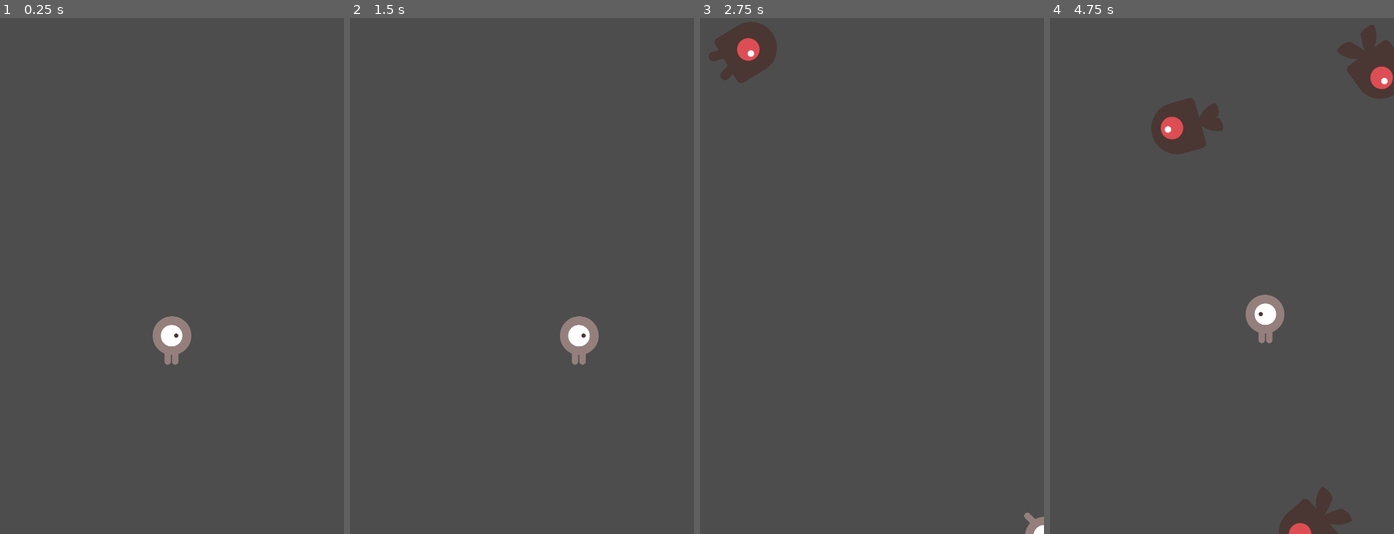
Above: before the commit, frames 1-4 (left to right).
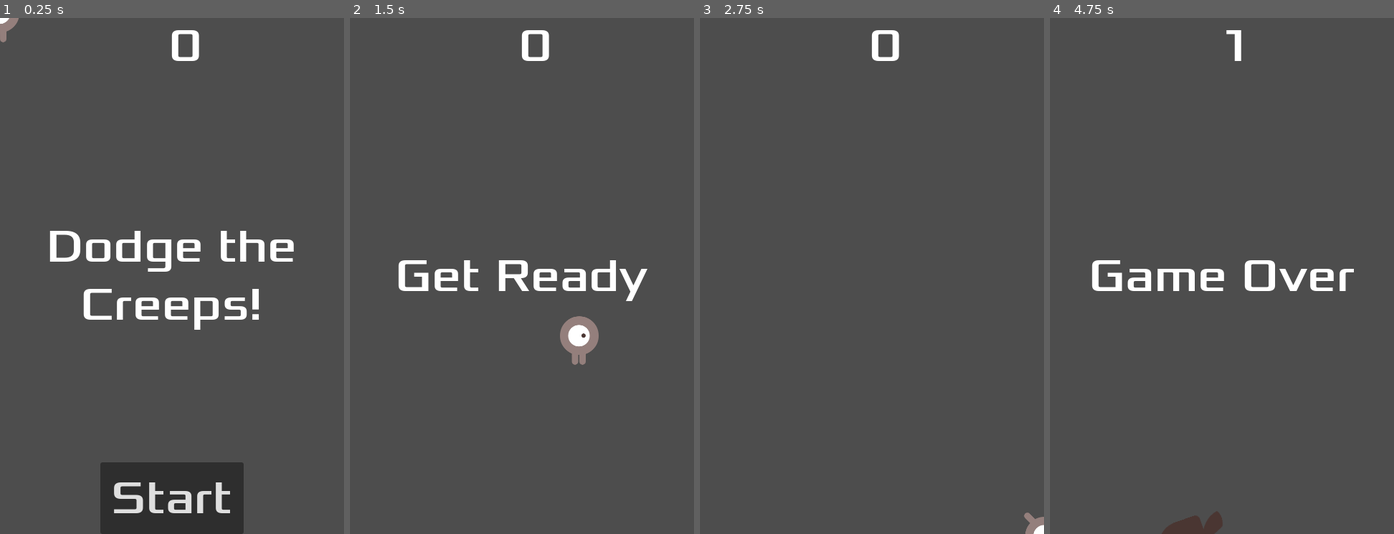
Above: after the commit, the same moments.

Repository: ramose/godot_tutorial
Game: Godot game, scene res://main.tscn
The game is run twice, just before and just after one commit, with the same random seed, the same clock (stepped at 60 frames per second) and the same inputs.
Inputs (mouse positions are in pixels of both pictures, inside the frame that each line leads up to):
- Up to frame 1 (0.25 s): no input
- Up to frame 2 (1.5 s): click (522, 497) at 0.5 s, where only the run after the commit has a clickable "Start"; tap Enter at 1.25 s; hold Right (move_right) from 1.28 s (still down)
- Up to frame 3 (2.75 s): release Right (move_right) at 2.03 s; hold Down (move_down) from 2.03 s (still down)
- Up to frame 4 (4.75 s): release Down (move_down) at 2.78 s; hold Right (move_right) 2.78-3.53 s; hold Up (move_up) 3.53-4.28 s; hold Left (move_left) from 4.28 s (still down)

The runs differ from the first frame. In frame 1, 9.9% of the frame differs, in the area x 0-86%, y 0-100%; in frame 2, 2.1%; in frame 3, 1.8%; in frame 4, 7.0%.

Commit message:
Add hud.

Diff:
--- /dev/null
+++ b/hud.gd
@@ -0,0 +1,41 @@
+extends CanvasLayer
+
+# Notifies `Main` node that the button has been pressed
+signal start_game
+
+# Called when the node enters the scene tree for the first time.
+func _ready():
+	pass # Replace with function body.
+
+
+# Called every frame. 'delta' is the elapsed time since the previous frame.
+func _process(delta):
+	pass
+
+func show_message(text):
+	$Message.text = text
+	$Message.show()
+	$MessageTimer.start()
+
+func show_game_over():
+	show_message("Game Over")
+	# Wait until the MessageTimer has counted down.
+	await $MessageTimer.timeout
+
+	$Message.text = "Dodge the Creeps!"
+	$Message.show()
+	# Make a one-shot timer and wait for it to finish.
+	await get_tree().create_timer(1.0).timeout
+	$StartButton.show()
+
+func update_score(score):
+	$ScoreLabel.text = str(score)
+
+func _on_start_button_pressed():
+	$StartButton.hide()
+	start_game.emit()
+ # Replace with function body.
+
+
+func _on_message_timer_timeout():
+	$Message.hide() # Replace with function body.
--- /dev/null
+++ b/hud.tscn
@@ -0,0 +1,63 @@
+[gd_scene load_steps=3 format=3 uid="uid://cwctqatk366n8"]
+
+[ext_resource type="Script" path="res://hud.gd" id="1_h1ovu"]
+[ext_resource type="FontFile" uid="uid://bwo7d147v1re2" path="res://fonts/Xolonium-Regular.ttf" id="1_to27x"]
+
+[node name="HUD" type="CanvasLayer"]
+script = ExtResource("1_h1ovu")
+
+[node name="ScoreLabel" type="Label" parent="."]
+anchors_preset = 5
+anchor_left = 0.5
+anchor_right = 0.5
+offset_left = -4.0
+offset_right = 41.0
+offset_bottom = 78.0
+grow_horizontal = 2
+theme_override_fonts/font = ExtResource("1_to27x")
+theme_override_font_sizes/font_size = 64
+text = "0"
+horizontal_alignment = 1
+vertical_alignment = 1
+metadata/_edit_use_anchors_ = true
+
+[node name="Message" type="Label" parent="."]
+anchors_preset = 8
+anchor_left = 0.5
+anchor_top = 0.5
+anchor_right = 0.5
+anchor_bottom = 0.5
+offset_left = -240.0
+offset_top = -120.0
+offset_right = 240.0
+offset_bottom = 120.0
+grow_horizontal = 2
+grow_vertical = 2
+theme_override_fonts/font = ExtResource("1_to27x")
+theme_override_font_sizes/font_size = 64
+text = "Dodge the Creeps!"
+horizontal_alignment = 1
+vertical_alignment = 1
+autowrap_mode = 2
+
+[node name="StartButton" type="Button" parent="."]
+anchors_preset = 7
+anchor_left = 0.5
+anchor_top = 1.0
+anchor_right = 0.5
+anchor_bottom = 1.0
+offset_left = -100.0
+offset_top = -100.0
+offset_right = 100.0
+grow_horizontal = 2
+grow_vertical = 0
+theme_override_fonts/font = ExtResource("1_to27x")
+theme_override_font_sizes/font_size = 64
+text = "Start"
+
+[node name="MessageTimer" type="Timer" parent="."]
+wait_time = 2.0
+one_shot = true
+
+[connection signal="pressed" from="StartButton" to="." method="_on_start_button_pressed"]
+[connection signal="timeout" from="MessageTimer" to="." method="_on_message_timer_timeout"]
--- a/main.gd
+++ b/main.gd
@@ -6,7 +6,7 @@
 
 # Called when the node enters the scene tree for the first time.
 func _ready():
-	new_game() # Replace with function body.
+	pass # Replace with function body.
 
 
 # Called every frame. 'delta' is the elapsed time since the previous frame.
@@ -16,11 +16,14 @@
 func game_over():
 	$ScoreTimer.stop()
 	$MobTimer.stop()
+	$HUD.show_game_over()
 
 func new_game():
 	score = 0
 	$Player.start($StartPosition.position)
 	$StartTimer.start()
+	$HUD.update_score(score)
+	$HUD.show_message("Get Ready")
 
 
 func _on_mob_timer_timeout():
@@ -50,7 +53,8 @@
 
 
 func _on_score_timer_timeout():
-	score += 1 # Replace with function body.
+	score += 1
+	$HUD.update_score(score)
 
 
 func _on_start_timer_timeout():
--- a/main.tscn
+++ b/main.tscn
@@ -1,8 +1,9 @@
-[gd_scene load_steps=5 format=3 uid="uid://c88c7w53paoi"]
+[gd_scene load_steps=6 format=3 uid="uid://c88c7w53paoi"]
 
 [ext_resource type="Script" path="res://main.gd" id="1_8aqpj"]
 [ext_resource type="PackedScene" uid="uid://dq0krjeuh82tb" path="res://mob.tscn" id="2_vs03f"]
 [ext_resource type="PackedScene" uid="uid://cdwmd5jm1xfbk" path="res://player.tscn" id="3_tlsni"]
+[ext_resource type="PackedScene" uid="uid://cwctqatk366n8" path="res://hud.tscn" id="4_2xewr"]
 
 [sub_resource type="Curve2D" id="Curve2D_s2xbe"]
 _data = {
@@ -36,7 +37,10 @@
 [node name="MobSpawnLocation" type="PathFollow2D" parent="MobPath"]
 position = Vector2(30, 36)
 
+[node name="HUD" parent="." instance=ExtResource("4_2xewr")]
+
 [connection signal="hit" from="Player" to="." method="game_over"]
 [connection signal="timeout" from="MobTimer" to="." method="_on_mob_timer_timeout"]
 [connection signal="timeout" from="ScoreTimer" to="." method="_on_score_timer_timeout"]
 [connection signal="timeout" from="StartTimer" to="." method="_on_start_timer_timeout"]
+[connection signal="start_game" from="HUD" to="." method="new_game"]
